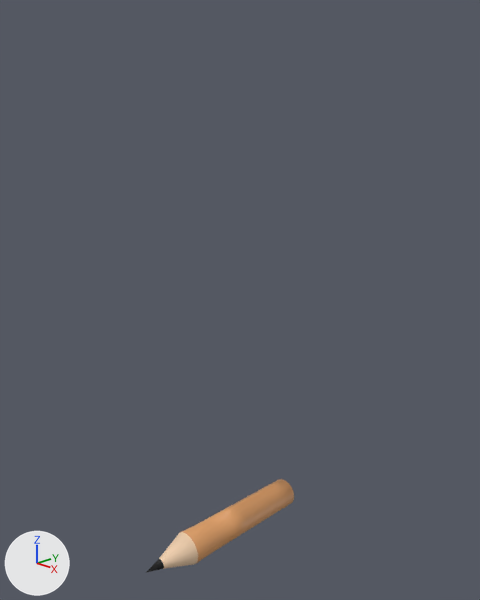
A saved change to the Blender file Art/GJ2025_Rigs.blend.
One viewpoint serves both versions: a camera (50 mm lens) standing at (3.15, -2.98, 3.15) and looking at (-0.03, 0.03, 1.73). Every picture has the same lights, and +X, +Y and +Z are marked at lower left.

Objects in the first picture: 'Pencil_GEO'.
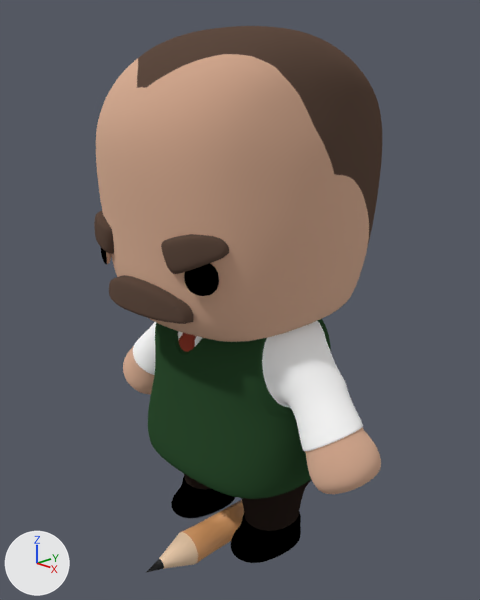
What differs and where, as boxes (x1, y1, x2, y2) in the pictures (480 x 600 px):
'Body_Teacher', added (beige): after (94, 26, 382, 563)

What changed in the scene script:
```text
Add img_bc_teacher:
    img_bc_teacher = load_image('BC_Teacher', '../Assets/Characters/Teacher/Material/BC_Teacher.png', 2048, 2048, 'sRGB')
Add mat_material:
    mat_material = diffuse_material('Material')
    mat_material.texture = img_bc_teacher
    mat_material.roughness = 0.5
Add ob_body_teacher:
    ob_body_teacher = bpy.data.objects.new('Body_Teacher', me_cube_006.copy())  # the mesh of ob_body_teacher
    ob_body_teacher.location = (0.0, 0.0, 0.0)
    _m = ob_body_teacher.modifiers.new('Mirror', 'MIRROR')
    _m.use_clip = True
    _m = ob_body_teacher.modifiers.new('Subdivision', 'SUBSURF')
```
